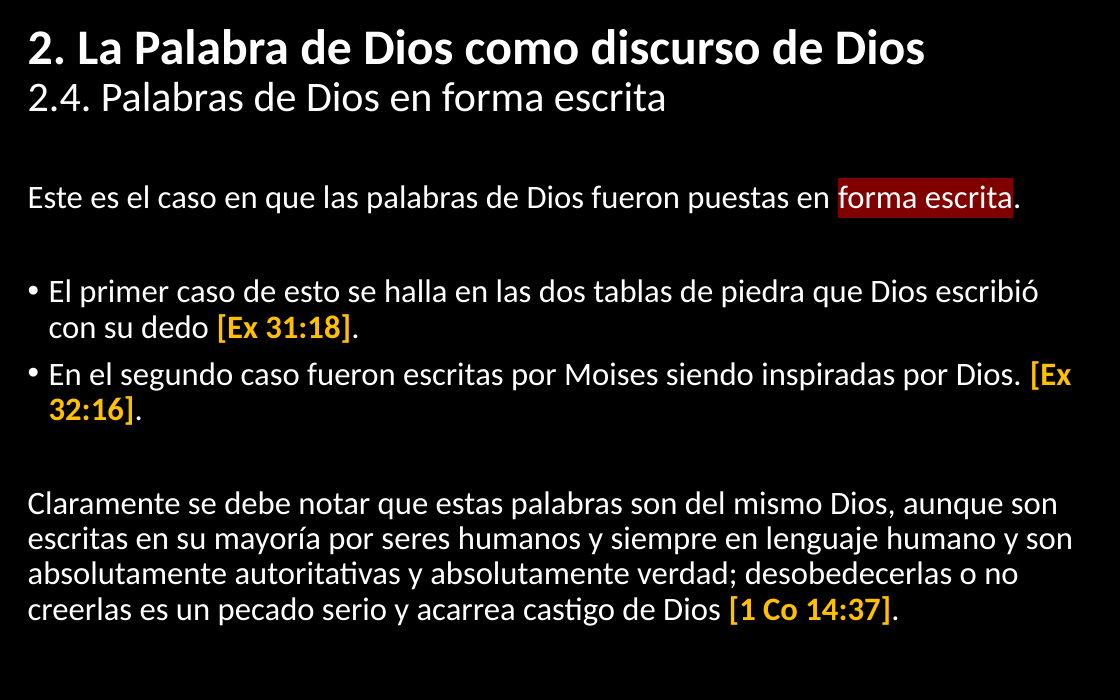
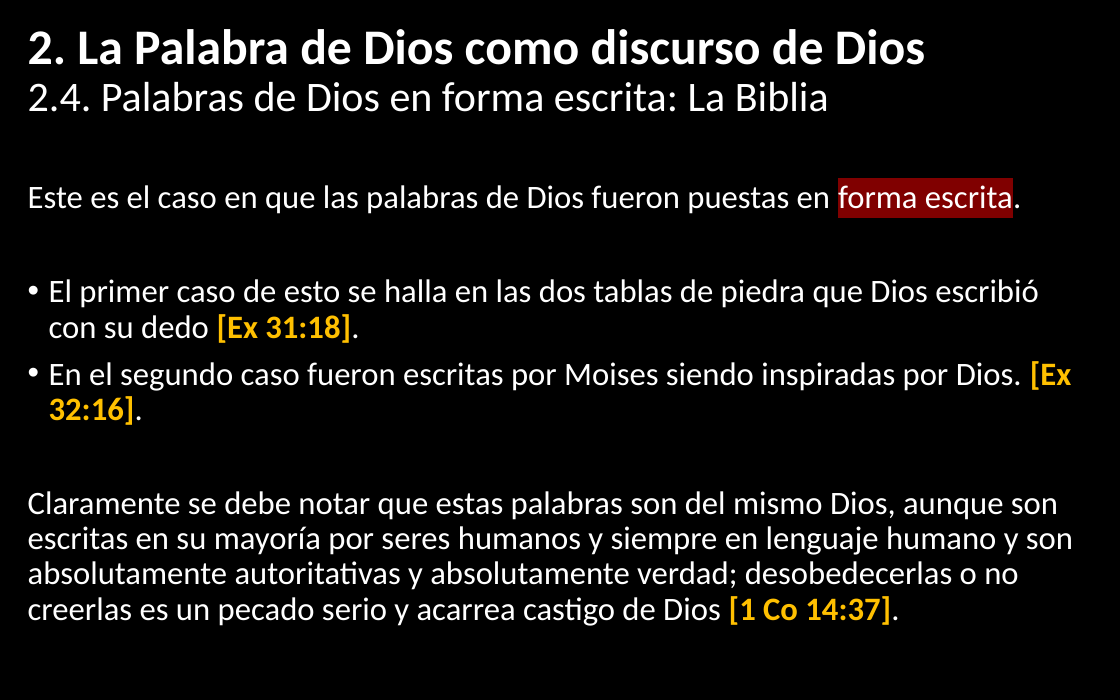
Before and after one commit to CreyTuning/documents, a slide deck: slide 8 of slideshow/Teologia Sistematica y Biblica - Myer Pearlman/Clases/2. La Palabra de Dios.pptx. Drawn at 1120x700 pixels with LibreOffice and Linux fonts; fonts in the diff are those of the drawing. Boxes give left, top, right and bottom in pixels: in the first picture for what was removed or moved away, otherwise in the second. Text is boxed around its words. In the diff, an @@ line names an element or a change of style, - is before the commit and + after.

```diff
--- a/slideshow/Teologia Sistematica y Biblica - Myer Pearlman/Clases/2. La Palabra de Dios.pptx
+++ b/slideshow/Teologia Sistematica y Biblica - Myer Pearlman/Clases/2. La Palabra de Dios.pptx
@@ title at bbox=[28, 29, 925, 112]: text changed; size 32 to 27 pt; bold off @@
-2. La Palabra de Dios como discurso de Dios
-2.4. Palabras de Dios en forma escrita
+2. La Palabra de Dios como discurso de Dios
+2.4. Palabras de Dios en forma escrita: La Biblia
```
Also in this commit, not shown: 1 other slide changed, 1 other file.
